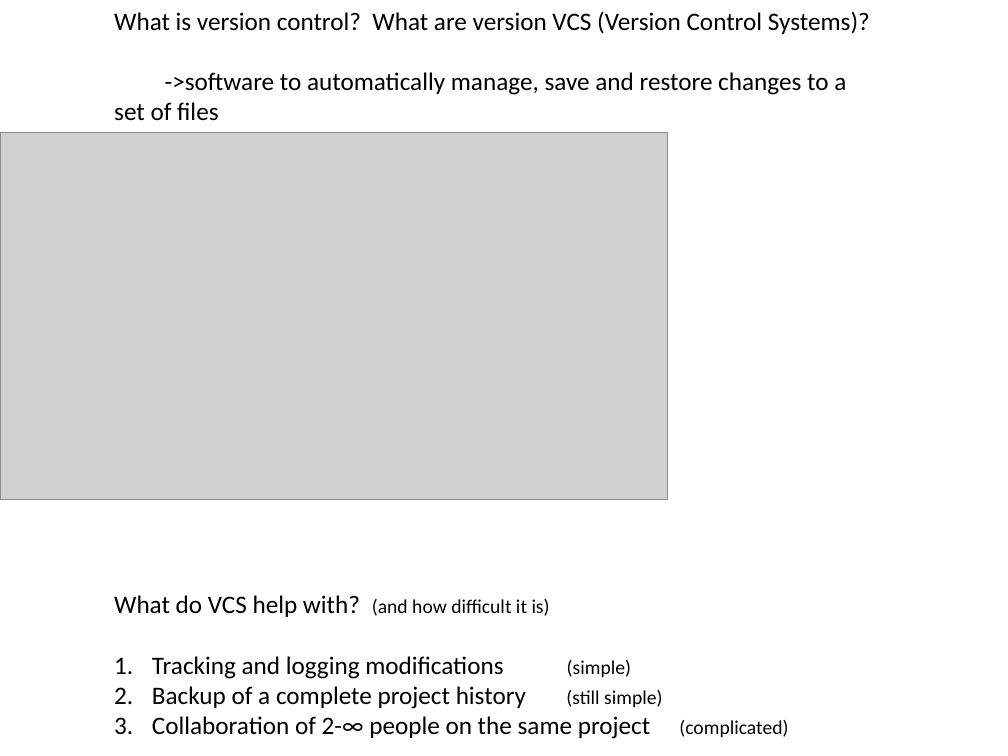
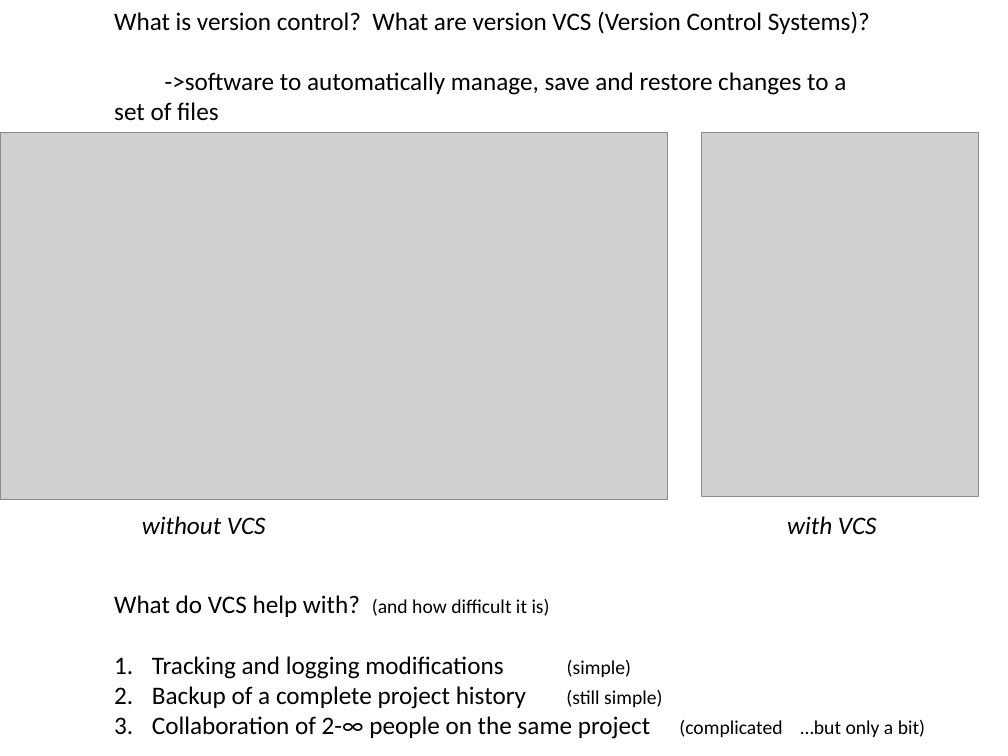
Before and after one commit to flosopher/gittalk, a slide deck: slide 1 of git_python_kurs.pptx. Drawn at 1008x756 pixels with LibreOffice and Linux fonts; fonts in the diff are those of the drawing; grey boxes stand for pictures. Boxes give left, top, right and bottom in pixels: in the first picture for what was removed or moved away, otherwise in the second. Text is boxed around its words. In the diff, an @@ line names an element or a change of style, - is before the commit and + after.

```diff
--- a/git_python_kurs.pptx
+++ b/git_python_kurs.pptx
@@ picture added at [702, 132, 979, 496] @@
@@ text added at [142, 516, 266, 534], 18 pt, text #000000, italic @@
+without VCS
@@ text added at [787, 516, 877, 534], 18 pt, text #000000, italic @@
+with VCS
@@ text at [152, 716, 925, 739]: text changed @@
-3. Collaboration of 2-∞ people on the same project (complicated)
+3. Collaboration of 2-∞ people on the same project (complicated …but only a bit)
```
Also in this commit, not shown: 7 other slides changed, 7 slides added, 3 slides removed.
